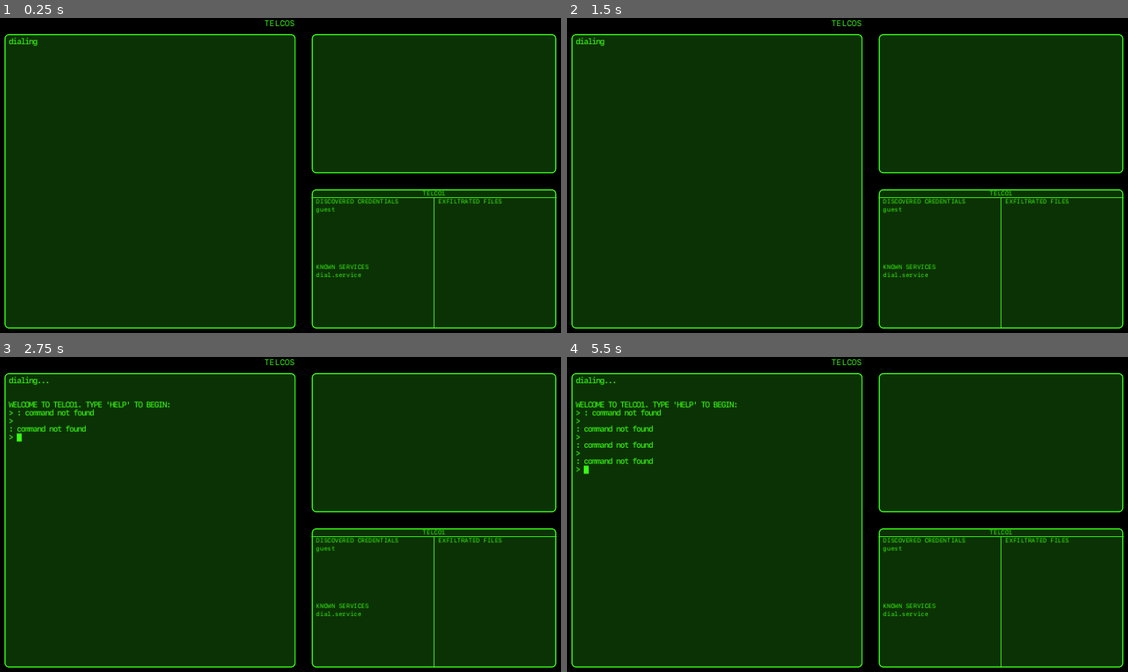
Above: before the commit, frames 1-4 (two rows, left to right).
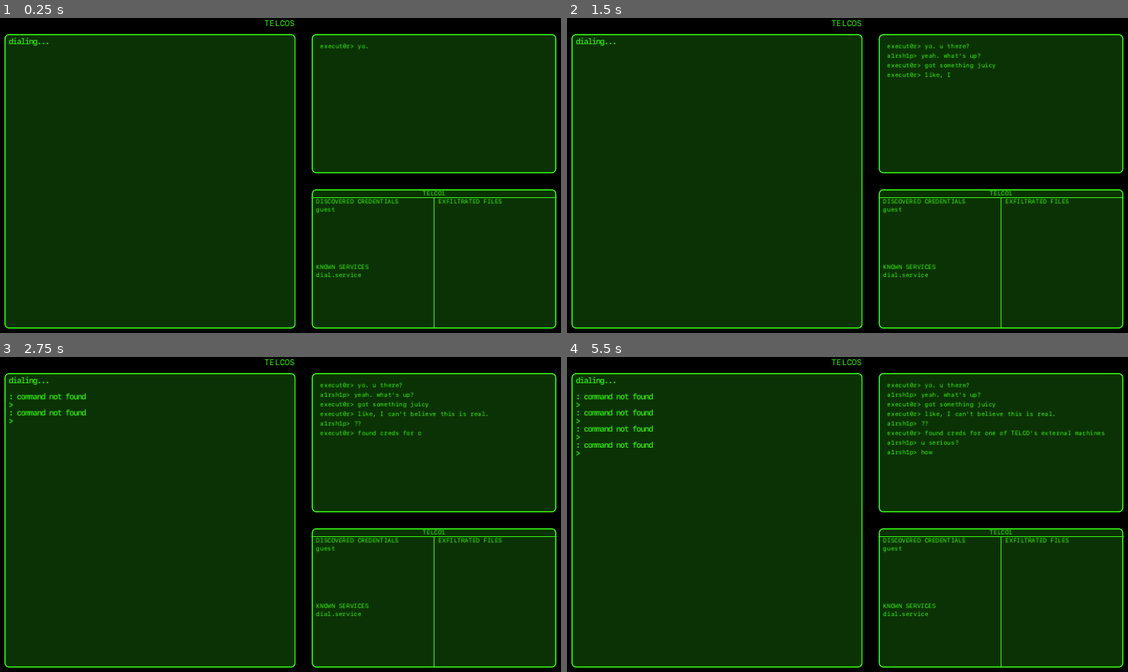
Above: after the commit, the same moments.

Repository: jwhenry28/TELCOS
Game: Godot game, scene res://scenes/main/main.tscn
Same seed, same stepped clock (60 frames per second), same inputs: the game is played once before the commit and once after it. Sound files missing from this copy of the repository are replaced by a short silence.
Inputs (mouse positions are in pixels of both pictures, inside the frame that each line leads up to):
- Up to frame 1 (0.25 s): no input
- Up to frame 2 (1.5 s): tap Enter (cmd_enter) at 0.5, 0.6 s; move the mouse to (718, 181) at 0.52 s; hold Right 0.53-1.28 s; click (718, 181) at 0.67 s; tap Space at 1.25 s; move the mouse to (729, 197) at 1.27 s; hold Down from 1.28 s (still down); tap Backspace at 1.35 s; click (729, 197) at 1.42 s
- Up to frame 3 (2.75 s): tap Enter (cmd_enter) at 2, 2.1 s; move the mouse to (336, 448) at 2.02 s; release Down at 2.03 s; hold Right from 2.03 s (still down); click (336, 448) at 2.17 s
- Up to frame 4 (5.5 s): move the mouse to (819, 586) at 2.77 s; release Right at 2.78 s; hold Up 2.78-3.53 s; tap Backspace at 2.85, 4.35 s; click (819, 586) at 2.92 s; tap Space at 3.5, 5 s; move the mouse to (1021, 568) at 3.52 s; hold Down from 3.53 s (still down); tap Enter (cmd_enter) at 3.6, 4.25, 5.1 s; click (1021, 568) at 3.67 s; move the mouse to (673, 470) at 4.27 s; click (673, 470) at 4.42 s; move the mouse to (875, 520) at 5.02 s; click (875, 520) at 5.17 s

The runs differ from the first frame. In frame 1, less than 0.1% of the frame differs, in the area x 6-66%, y 7-11%; in frame 2, 0.5%; in frame 3, 1.6%; in frame 4, 2.0%, in the area x 1-96%, y 8-38%.

Commit message:
Switching

Diff:
--- a/scenes/main/main.gd
+++ b/scenes/main/main.gd
@@ -13,7 +13,7 @@
 	signal_bus = $"SignalBus"
 
 	# print(get_tree_string_pretty())
-	#$"Comms".play_cutscene("tutorial")
+	$"Comms".play_cutscene("tutorial")
 	print("main: done\n\n")
 
 
--- a/scenes/terminal/terminal.gd
+++ b/scenes/terminal/terminal.gd
@@ -21,7 +21,9 @@
 var _buffer: Array
 var _caps_lock_enabled: bool
 var _echo_timer: float
-const ECHO_TIMER_DURATION: float = 1.0
+var _echo_duration_exceeded: bool
+const ECHO_TIMER_DURATION: float = 0.5
+const ECHO_REPEAT_TIMER_DURATION: float = 0.1
 
 var _cursor_right_limit: int
 var _cursor_idx: int
@@ -65,10 +67,7 @@
 	var line_string = ""
 	var num_rows = 0
 	for key in _buffer:
-		if key == null:
-			continue
-
-		if key == "\n":
+		if key == "\n" or key == null:
 			num_rows += 1
 			num_rows += floor((line_string.length() * _CHAR_WIDTH) / get_window_x())
 			line_string = ""
@@ -98,6 +97,7 @@
 	_CHAR_WIDTH = 8.0 # TODO: MOVE THIS
 	_caps_lock_enabled = false
 	_echo_timer = -1.0
+	_echo_duration_exceeded = false
 
 	_cursor_idx = 0
 	_cursor_right_limit = 0
@@ -112,8 +112,8 @@
 	terminal_noises = $"../SoundPlayer"
 
 	signal_bus = $"../SignalBus"
-	signal_bus.terminal_stdout.connect(write)
-	signal_bus.terminal_stderr.connect(write)
+	signal_bus.terminal_stdout.connect(_on_stdout)
+	signal_bus.terminal_stderr.connect(_on_stderr)
 	signal_bus.terminal_change_telco.connect(_on_change_telco)
 	signal_bus.terminal_change_state.connect(_on_terminal_state_change)
 	signal_bus.network_data.connect(_on_data_recv)
@@ -167,14 +167,14 @@
 	var start_line_index = _start_line_idx
 	var end_line_index = _start_line_idx + min(get_num_window_rows(), get_num_rows_in_buffer())
 
-	print("\ndraw: _start_line_idx=", _start_line_idx)
-	print("draw: size.y=", size.y)
-	print("draw: CHAR_HEIGTH=", _CHAR_HEIGHT)
-	print("draw: _text_border_size_y=", _text_border_size_y)
-	print("draw: get_window_y()=", get_window_y())
-	print("draw: get_num_window_rows=", get_num_window_rows())
-	print("draw: get_num_rows_in_buffer=", get_num_rows_in_buffer())
-	print("draw: end_line_index=", end_line_index)
+	# print("\ndraw: _start_line_idx=", _start_line_idx)
+	# print("draw: size.y=", size.y)
+	# print("draw: CHAR_HEIGTH=", _CHAR_HEIGHT)
+	# print("draw: _text_border_size_y=", _text_border_size_y)
+	# print("draw: get_window_y()=", get_window_y())
+	# print("draw: get_num_window_rows=", get_num_window_rows())
+	# print("draw: get_num_rows_in_buffer=", get_num_rows_in_buffer())
+	# print("draw: end_line_index=", end_line_index)
 
 	for key in _buffer:
 		var idx_in_range = start_line_index <= line_idx and line_idx <= end_line_index
@@ -213,27 +213,33 @@
 				_start_line_idx = max(0, _start_line_idx - 1)
 			queue_redraw()
 
-	var echo_duration_exceeded = false
-
-	if event.is_echo() and _echo_timer == -1.0:
-		_echo_timer = 0.0
-	elif !event.is_echo():
-		_echo_timer = -1.0
-
-	if _echo_timer > ECHO_TIMER_DURATION:
-		echo_duration_exceeded = true
-
-	if event is InputEventKey and event.pressed and (!event.is_echo() or echo_duration_exceeded):
-		var c = event_to_char(event)
-		if c != "":
-			add_to_buffer(c, c=="\n")
-			_cursor_idx = _buffer.size() - 1
-		queue_redraw()
-
-		if _cmd_string != null:
-			run_command(_cmd_string)
+	if event is InputEventKey:
+		if event.is_echo() and _echo_timer == -1.0:
+			_echo_timer = 0.0
+		elif !event.is_echo():
+			_echo_timer = -1.0
+			_echo_duration_exceeded = false
+
+		var repeat = false
+		if _echo_timer > ECHO_TIMER_DURATION:
+			print("gui: timer exceeded")
+			_echo_duration_exceeded = true
+			_echo_timer = 0.0
+		elif _echo_duration_exceeded and _echo_timer > ECHO_REPEAT_TIMER_DURATION:
+			print("gui: repeat")
+			_echo_timer = 0.0
+			repeat = true
+
+		if event.pressed and (!event.is_echo() or repeat):
+			var c = event_to_char(event)
+			if c != "":
+				add_to_buffer(c, c=="\n")
+				_cursor_idx = _buffer.size() - 1
+
+			if _cmd_string != null:
+				run_command(_cmd_string)
+				_cmd_string = null
 			queue_redraw()
-			_cmd_string = null
 
 
 func _on_change_telco(new_telco_name: String, username: String) -> void:
@@ -261,6 +267,16 @@
 			release_focus()
 
 
+func _on_stdout(msg: String) -> void:
+	write(msg)
+	queue_redraw()
+
+
+func _on_stderr(msg: String) -> void:
+	write(msg, true)
+	queue_redraw()
+
+
 func _on_data_recv(_source: String, destination: String, data: String) -> void:
 	if destination != TERMINAL_NAME:
 		return
@@ -296,14 +312,14 @@
 			add_to_buffer(c)
 		_cursor_right_limit = _cursor_idx
 		_start_line_idx = max(0, get_num_rows_in_buffer() - get_num_window_rows())
-		print("write: _start_line_idx=", _start_line_idx)
-		print("write: size.y=", size.y)
-		print("write: CHAR_HEIGTH=", _CHAR_HEIGHT)
-		print("write: _text_border_size_y=", _text_border_size_y)
-		print("write: get_window_y()=", get_window_y())
-		print("write: get_num_window_rows=", get_num_window_rows())
-		print("write: get_num_rows_in_buffer=", get_num_rows_in_buffer())
-		queue_redraw()
+		# print("write: _start_line_idx=", _start_line_idx)
+		# print("write: size.y=", size.y)
+		# print("write: CHAR_HEIGTH=", _CHAR_HEIGHT)
+		# print("write: _text_border_size_y=", _text_border_size_y)
+		# print("write: get_window_y()=", get_window_y())
+		# print("write: get_num_window_rows=", get_num_window_rows())
+		# print("write: get_num_rows_in_buffer=", get_num_rows_in_buffer())
+		# queue_redraw()
 
 		if is_stderr:
 			terminal_noises.get_node("stderr").play()
